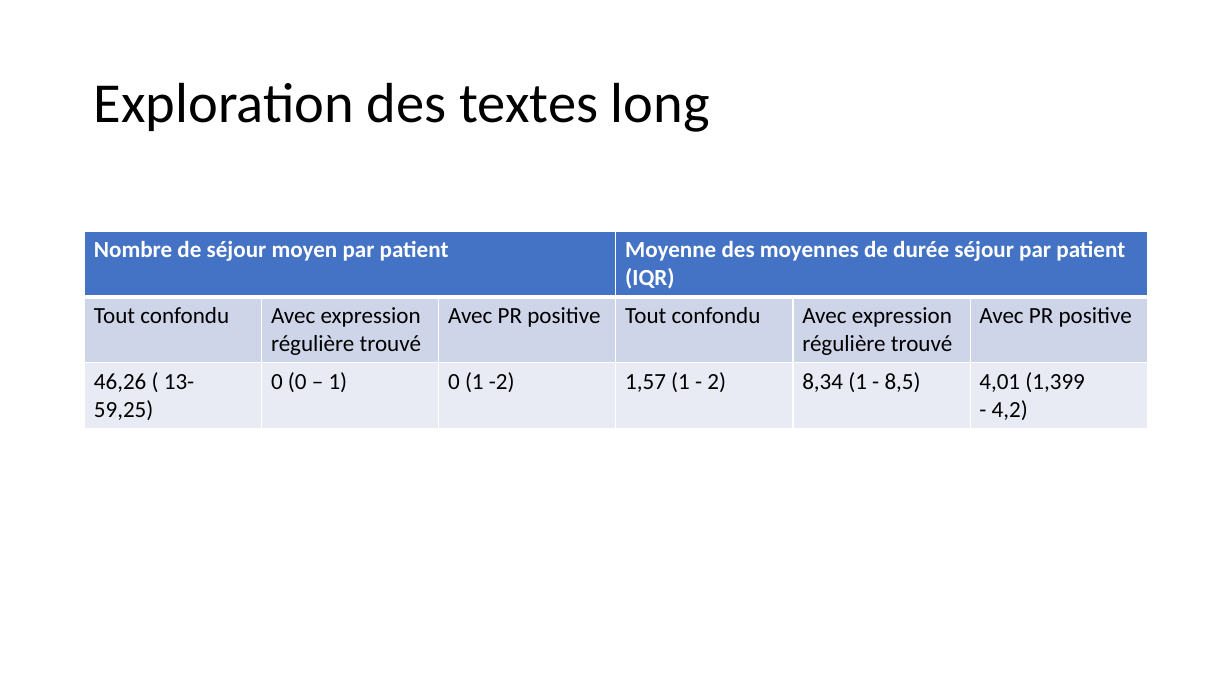
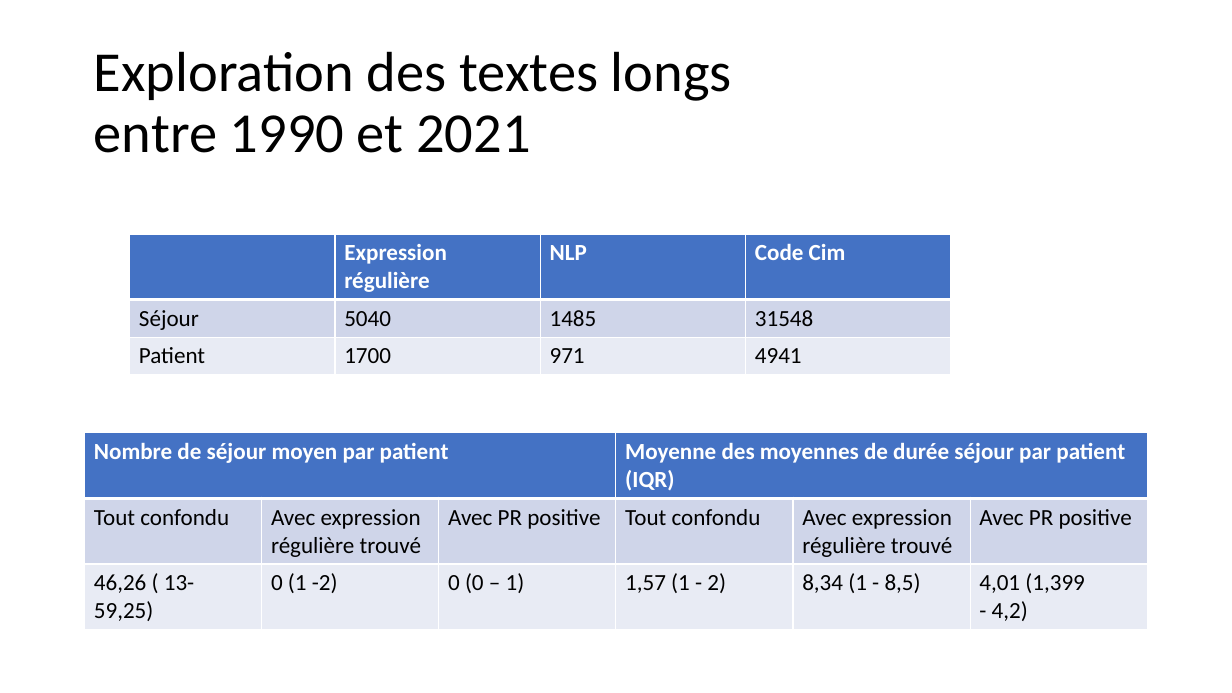
Before and after one commit to DrFabach/patient_like_mine, a slide deck: slide 2 of exploPR.pptx. Drawn at 1232x693 pixels with LibreOffice and Linux fonts; fonts in the diff are those of the drawing. Boxes give left, top, right and bottom in pixels: in the first picture for what was removed or moved away, otherwise in the second. Text is boxed around its words. In the diff, an @@ line names an element or a change of style, - is before the commit and + after.

Commit message:
maj ppt

```diff
--- a/exploPR.pptx
+++ b/exploPR.pptx
@@ title at [94, 51, 732, 153]: text changed @@
-Exploration des textes long
+Exploration des textes longs
+entre 1990 et 2021
@@ table added at [129, 234, 950, 373], 3 rows, 4 columns @@
+ | Expression régulière | NLP | Code Cim
+Séjour | 5040 | 1485 | 31548
+Patient | 1700 | 971 | 4941
@@ table at [85, 433, 1150, 627] @@
-row 3, column 2: 0 (0 – 1)
+row 3, column 2: 0 (1 -2)
-row 3, column 3: 0 (1 -2)
+row 3, column 3: 0 (0 – 1)
@@ table: place and size @@
-table at [85, 231, 1150, 425]
+table at [85, 433, 1150, 627]
```
Also in this commit, not shown: 5 slides added.
